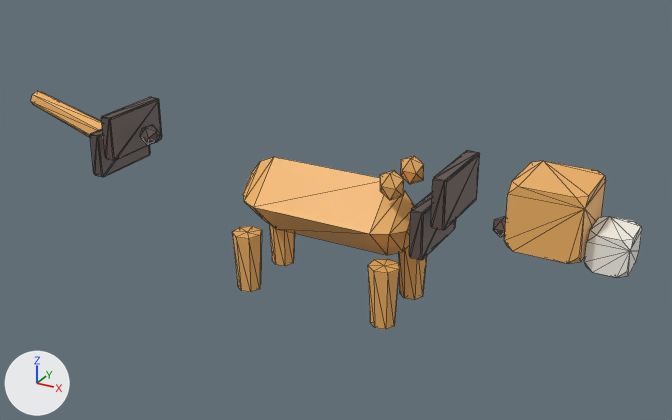
The glTF model public/studio/v2.15.0/d_tiger/model.glb as it was, and as the next commit left it.
Both versions are drawn from a camera (50 mm lens) standing at (5.07, -9.07, 5.49) and looking at (-0.06, 0.26, 0.83). Every picture has the same lights, and +X, +Y and +Z are marked at lower left. The first picture is the older version. Mesh edges are drawn as thin lines. Where no turn or scale is listed for an object, it has been applied to the vertices.

Names of what the first picture shows: 'part0', 'part1', 'part10', 'part12', 'part13', 'part14', 'part15', 'part2', 'part4', 'part5', 'part6', 'part7', 'part8', 'part9' and 2 more.
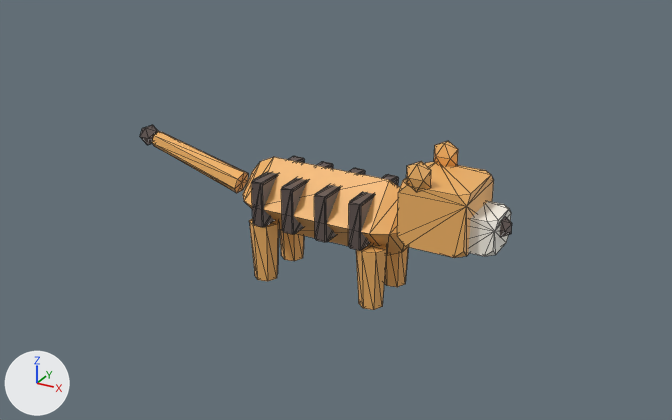
Patch to the scene script:
```diff
--- a/public/studio/v2.15.0/d_tiger/model.glb.py
+++ b/public/studio/v2.15.0/d_tiger/model.glb.py
@@ me_geometry_1 @@
-me_geometry_1.from_pydata(...)  # 24 vertices, 44 faces; spans x 2.341..3.141, y -0.42..0.42, z 1.142..1.882
+me_geometry_1.from_pydata(...)  # 24 vertices, 44 faces; spans x 1.1..1.9, y -0.42..0.42, z 0.91..1.65
+# me_geometry_1 part 1: the whole mesh is moved by (-1.241, 0.0, -0.232)
 me_geometry_1.materials.append(mat_defaultmaterial_001)
@@ me_geometry_2 @@
-me_geometry_2.from_pydata(...)  # 24 vertices, 44 faces; spans x 3.163..3.603, y -0.27..0.27, z 1.032..1.452
+me_geometry_2.from_pydata(...)  # 24 vertices, 44 faces; spans x 1.74..2.18, y -0.27..0.27, z 0.93..1.35
+# me_geometry_2 part 2: the whole mesh is moved by (-1.423, 0.0, -0.102)
 me_geometry_2.materials.append(mat_defaultmaterial_002)
@@ me_geometry_4 @@
-me_geometry_4.from_pydata(...)  # 12 vertices, 20 faces; spans x 0.806..1.096, y 0.189..0.359, z 1.386..1.709
+me_geometry_4.from_pydata(...)  # 12 vertices, 20 faces; spans x 1.175..1.465, y 0.295..0.465, z 1.598..1.922
+# me_geometry_4 part 3: the whole mesh is moved by (0.369, 0.106, 0.213)
 me_geometry_4.materials.append(mat_defaultmaterial_004)
@@ me_geometry_5 @@
-me_geometry_5.from_pydata(...)  # 12 vertices, 20 faces; spans x 0.806..1.096, y -0.359..-0.189, z 1.386..1.709
+me_geometry_5.from_pydata(...)  # 12 vertices, 20 faces; spans x 1.175..1.465, y -0.465..-0.295, z 1.598..1.922
+# me_geometry_5 part 4: the whole mesh is moved by (0.369, -0.106, 0.213)
 me_geometry_5.materials.append(mat_defaultmaterial_005)
@@ me_geometry_6 @@
-me_geometry_6.from_pydata(...)  # 24 vertices, 44 faces; spans x 1.286..1.446, y -0.49..0.49, z 0.824..1.404
+me_geometry_6.from_pydata(...)  # 24 vertices, 44 faces; spans x 0.52..0.68, y -0.49..0.49, z 0.76..1.34
+# me_geometry_6 part 5: the whole mesh is moved by (-0.766, 0.0, -0.064)
 me_geometry_6.materials.append(mat_defaultmaterial_006)
@@ me_geometry_7 @@
-me_geometry_7.from_pydata(...)  # 24 vertices, 44 faces; spans x 1.528..1.688, y -0.49..0.49, z 1.246..1.826
+me_geometry_7.from_pydata(...)  # 24 vertices, 44 faces; spans x 0.07..0.23, y -0.49..0.49, z 0.76..1.34
+# me_geometry_7 part 6: the whole mesh is moved by (-1.458, 0.0, -0.486)
 me_geometry_7.materials.append(mat_defaultmaterial_007)
@@ me_geometry_8 @@
-me_geometry_8.from_pydata(...)  # 24 vertices, 44 faces; spans x -3.086..-2.926, y -0.49..0.49, z 1.211..1.791
+me_geometry_8.from_pydata(...)  # 24 vertices, 44 faces; spans x -0.38..-0.22, y -0.49..0.49, z 0.76..1.34
+# me_geometry_8 part 7: the whole mesh is moved by (2.706, 0.0, -0.451)
 me_geometry_8.materials.append(mat_defaultmaterial_008)
@@ me_geometry_9 @@
-me_geometry_9.from_pydata(...)  # 24 vertices, 44 faces; spans x -3.318..-3.158, y -0.49..0.49, z 0.935..1.515
+me_geometry_9.from_pydata(...)  # 24 vertices, 44 faces; spans x -0.8..-0.64, y -0.49..0.49, z 0.76..1.34
+# me_geometry_9 part 8: the whole mesh is moved by (2.518, 0.0, -0.175)
 me_geometry_9.materials.append(mat_defaultmaterial_009)
@@ me_geometry_10 @@
-me_geometry_10.from_pydata(...)  # 16 vertices, 28 faces; spans x -4.752..-3.365, y -0.146..0.146, z 1.169..1.775
+me_geometry_10.from_pydata(...)  # 16 vertices, 28 faces; spans x -2.627..-1.24, y -0.146..0.146, z 0.92..1.526
+# me_geometry_10 part 9: the whole mesh is moved by (2.125, 0.0, -0.249)
 me_geometry_10.materials.append(mat_defaultmaterial_010)
@@ me_geometry_12 @@
-me_geometry_12.from_pydata(...)  # 16 vertices, 28 faces; spans x 0.772..1.133, y 0.222..0.593, z -0.162..0.598
+me_geometry_12.from_pydata(...)  # 16 vertices, 28 faces; spans x 0.569..0.93, y 0.135..0.505, z 0.0..0.76
+# me_geometry_12 part 10: the whole mesh is moved by (-0.203, -0.088, 0.162)
 me_geometry_12.materials.append(mat_defaultmaterial_012)
@@ me_geometry_13 @@
-me_geometry_13.from_pydata(...)  # 16 vertices, 28 faces; spans x 0.772..1.133, y -0.593..-0.222, z -0.162..0.598
+me_geometry_13.from_pydata(...)  # 16 vertices, 28 faces; spans x 0.569..0.93, y -0.505..-0.135, z 0.0..0.76
+# me_geometry_13 part 11: the whole mesh is moved by (-0.203, 0.088, 0.162)
 me_geometry_13.materials.append(mat_defaultmaterial_013)
@@ me_geometry_14 @@
-me_geometry_14.from_pydata(...)  # 16 vertices, 28 faces; spans x -1.114..-0.753, y 0.222..0.593, z -0.162..0.598
+me_geometry_14.from_pydata(...)  # 16 vertices, 28 faces; spans x -0.911..-0.55, y 0.135..0.505, z 0.0..0.76
+# me_geometry_14 part 12: the whole mesh is moved by (0.203, -0.088, 0.162)
 me_geometry_14.materials.append(mat_defaultmaterial_014)
@@ me_geometry_15 @@
-me_geometry_15.from_pydata(...)  # 16 vertices, 28 faces; spans x -1.114..-0.753, y -0.593..-0.222, z -0.162..0.598
+me_geometry_15.from_pydata(...)  # 16 vertices, 28 faces; spans x -0.911..-0.55, y -0.505..-0.135, z 0.0..0.76
+# me_geometry_15 part 13: the whole mesh is moved by (0.203, 0.088, 0.162)
 me_geometry_15.materials.append(mat_defaultmaterial_015)
```

Boxes (x1, y1, x2, y2) around the edits, measured in the pictures (672 x 420 px):
'part1', moved: before (504, 161, 606, 264); after (397, 162, 494, 258)
'part2', moved: before (584, 216, 642, 277); after (468, 201, 511, 256)
'part7', moved: before (431, 150, 480, 230); after (314, 168, 365, 242)
'part8', moved: before (101, 97, 162, 160); after (281, 162, 333, 234)
'part10', moved: before (31, 91, 102, 137); after (152, 131, 248, 193)
'part13', moved: before (368, 259, 399, 329); after (356, 243, 387, 310)
'part15', moved: before (232, 226, 262, 292); after (249, 219, 279, 281)
'part6', moved: before (409, 192, 456, 260); after (349, 174, 399, 250)
'part9', moved: before (90, 129, 151, 177); after (251, 156, 305, 227)
'part12', moved: before (398, 246, 427, 300); after (384, 247, 408, 287)
'part5', moved: before (380, 171, 404, 200); after (406, 161, 431, 192)
'part14', moved: before (269, 224, 295, 266); after (279, 230, 304, 261)
'part4', moved: before (401, 156, 424, 184); after (434, 141, 458, 166)
